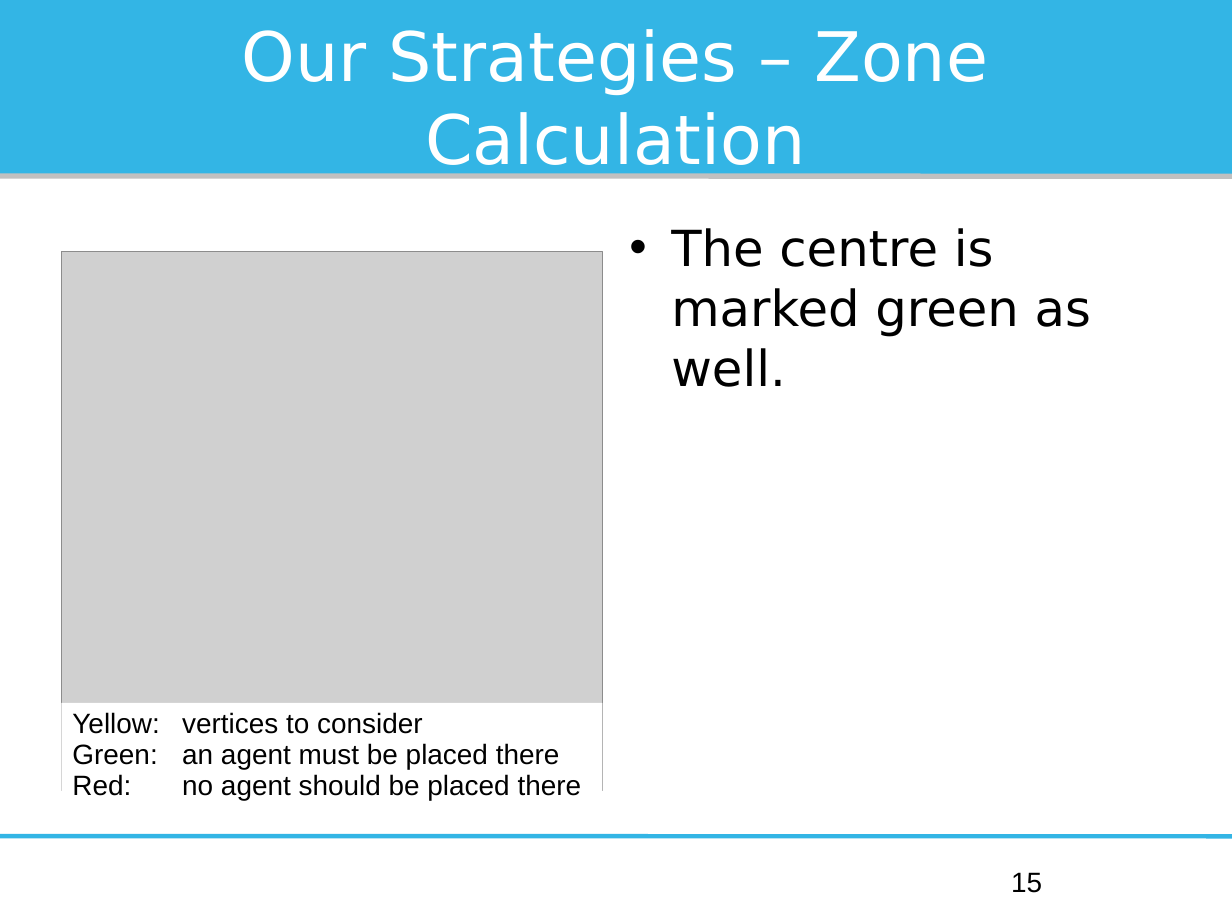
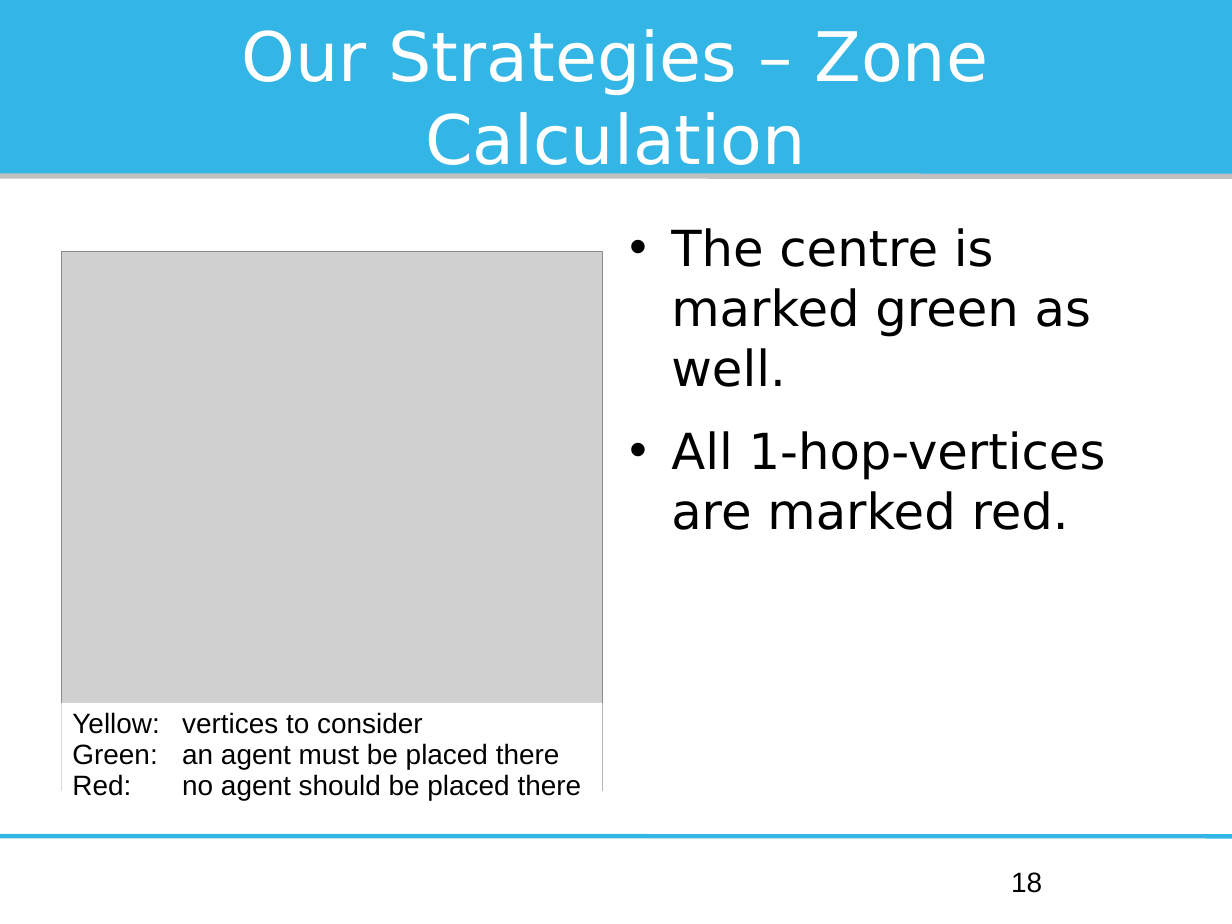
Before and after one commit to Institute-Web-Science-and-Technologies/mapc, a slide deck: slide 18 of Oberseminar/presentation.odp (slide 15 before the commit). Drawn at 1232x924 pixels with LibreOffice and Linux fonts; fonts in the diff are those of the drawing; grey boxes stand for pictures. Boxes give left, top, right and bottom in pixels: in the first picture for what was removed or moved away, otherwise in the second. Text is boxed around its words. In the diff, an @@ line names an element or a change of style, - is before the commit and + after.

```diff
--- a/Oberseminar/presentation.odp
+++ b/Oberseminar/presentation.odp
@@ text at box(671, 431, 1106, 530): paragraph added @@
+• All 1-hop-vertices are marked red.
@@ page number at box(1011, 872, 1042, 893): text changed @@
-15
+18
```
Also in this commit, not shown: 10 other slides changed, 4 slides added, 1 other file.
